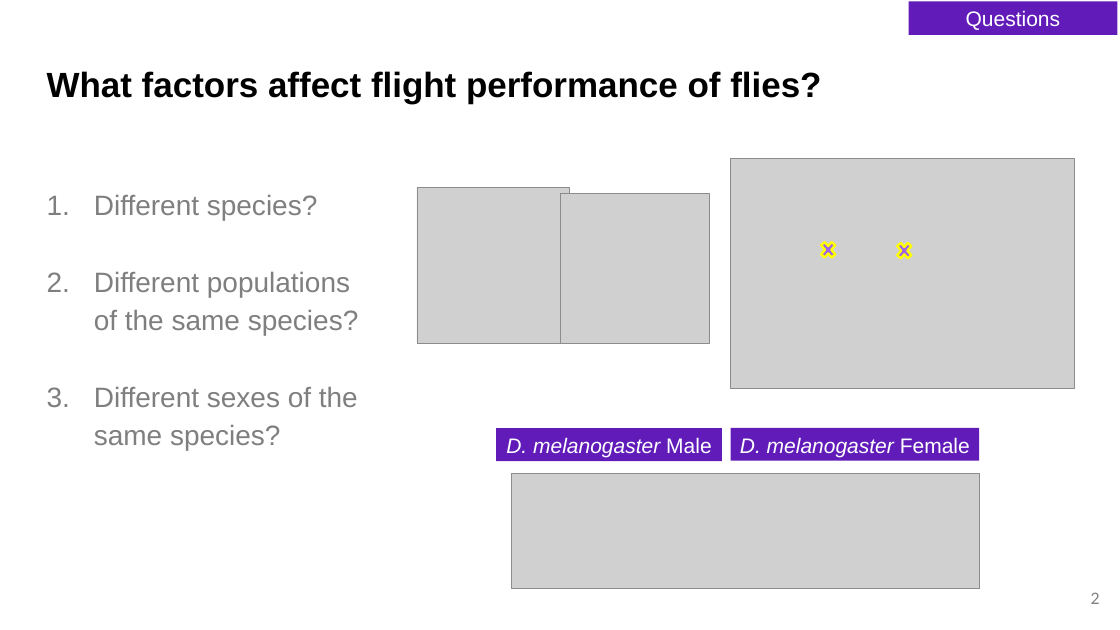
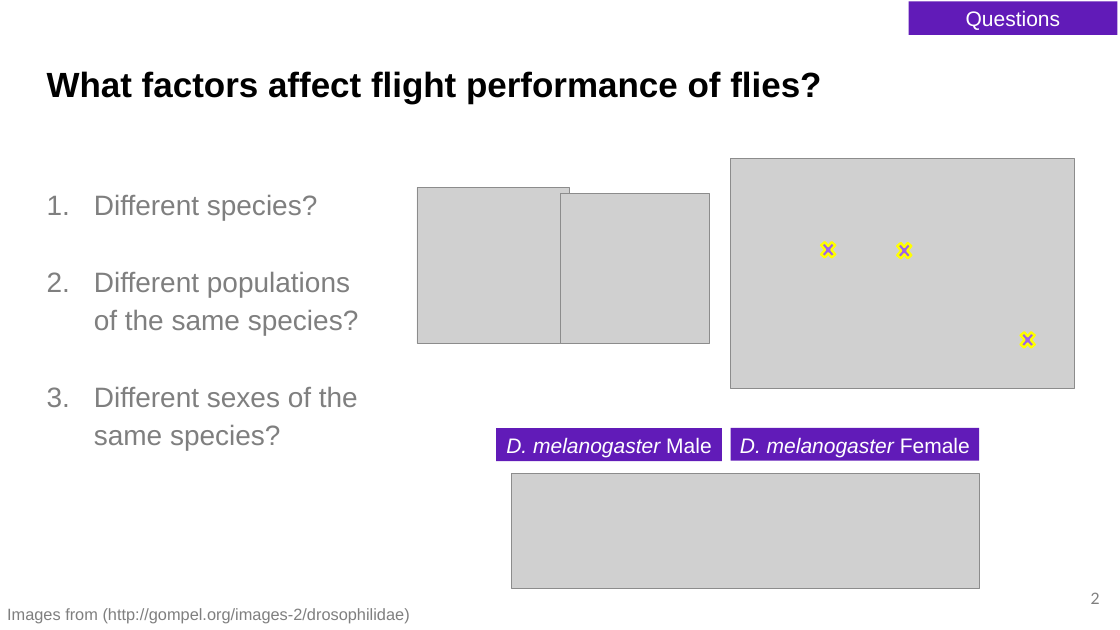
Before and after one commit to JamesTanShengYi/FlightPerformanceStats, a slide deck: slide 2 of EMBO_Drosophila_Course_Flight_Performance_Data_Analysis.pptx. Drawn at 1120x630 pixels with LibreOffice and Linux fonts; fonts in the diff are those of the drawing; grey boxes stand for pictures. Boxes give left, top, right and bottom in pixels: in the first picture for what was removed or moved away, otherwise in the second. Text is boxed around its words. In the diff, an @@ line names an element or a change of style, - is before the commit and + after.

```diff
--- a/EMBO_Drosophila_Course_Flight_Performance_Data_Analysis.pptx
+++ b/EMBO_Drosophila_Course_Flight_Performance_Data_Analysis.pptx
@@ cross added at <box>1017,329,1038,352</box>, fill #9E63E8, outline #FFFF00 2 pt @@
@@ text added at <box>7,608,410,624</box>, 14 pt, text #7F7F7F @@
+Images from (http://gompel.org/images-2/drosophilidae)
```
